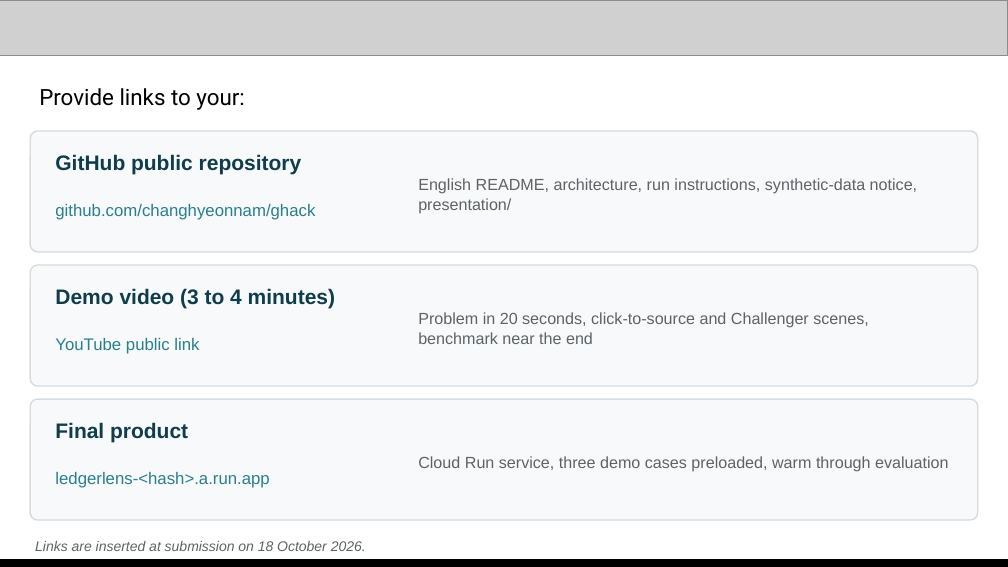
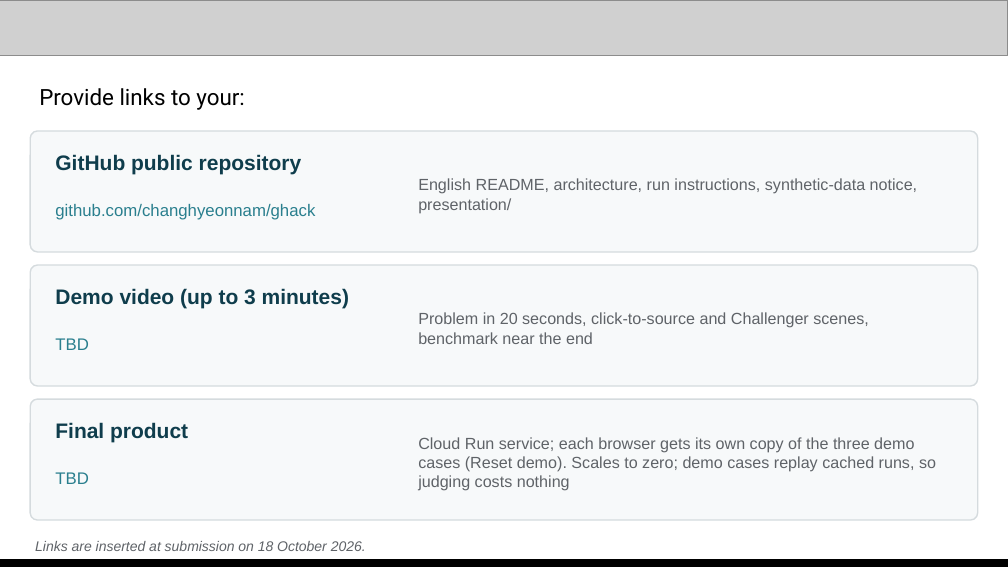
Before and after one commit to changhyeonnam/ghack, a slide deck: slide 14 of presentation/LedgerLens_AI_Builder_Cup_Submission.pptx. Drawn at 1008x567 pixels with LibreOffice and Linux fonts; fonts in the diff are those of the drawing; grey boxes stand for pictures. Boxes give left, top, right and bottom in pixels: in the first picture for what was removed or moved away, otherwise in the second. Text is boxed around its words. In the diff, an @@ line names an element or a change of style, - is before the commit and + after.

Commit message:
Deck and README: live Gemini benchmark numbers, measured cost, link placeholders

```diff
--- a/presentation/LedgerLens_AI_Builder_Cup_Submission.pptx
+++ b/presentation/LedgerLens_AI_Builder_Cup_Submission.pptx
@@ text at (55, 288, 349, 308): text changed @@
-Demo video (3 to 4 minutes)
+Demo video (up to 3 minutes)
@@ text at (55, 338, 89, 350): text changed @@
-YouTube public link
+TBD
@@ text at (418, 437, 936, 491): text changed @@
-Cloud Run service, three demo cases preloaded, warm through evaluation
+Cloud Run service; each browser gets its own copy of the three demo cases (Reset demo). Scales to zero; demo cases replay cached runs, so judging costs nothing
@@ text at (55, 472, 89, 484): text changed @@
-ledgerlens-<hash>.a.run.app
+TBD
```
Also in this commit, not shown: 6 other slides changed, 14 other files.
